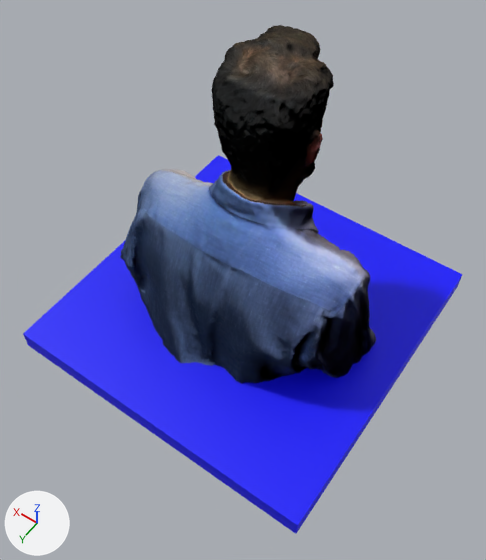
What one commit did to the glTF model assets/busto emilio.gltf.
The view is the same before and after, from a camera (50 mm lens) standing at (-0.429, 0.624, 0.856) and looking at (-0.037, 0.075, -0.005). Every picture has the same lights, and +X, +Y and +Z are marked at lower left. Where no turn or scale is listed for an object, it has been applied to the vertices.
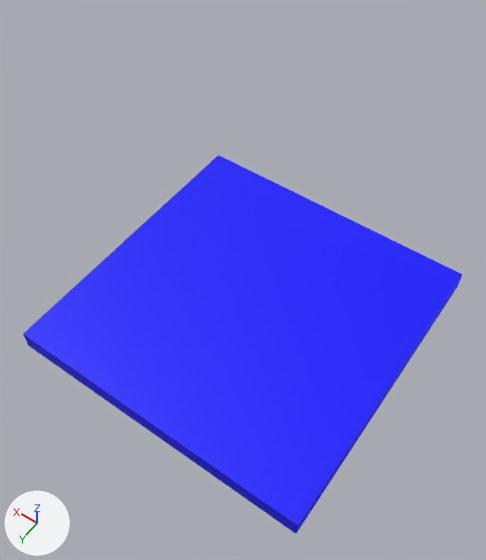
Location of each change, [x1, y1, x2, y2] in pixels of the pictures (486 x 560 px):
'object_1.004', deleted: before [120, 25, 376, 384]

Diff of the bpy script that builds the scene:
```diff
--- a/assets/busto emilio.gltf.py
+++ b/assets/busto emilio.gltf.py
@@ ob_object_1_004 @@
-ob_object_1_004 = bpy.data.objects.new('object_1.004', me_object_1_005)
-ob_object_1_004.location = (0.0, 0.0, 0.0)
```
